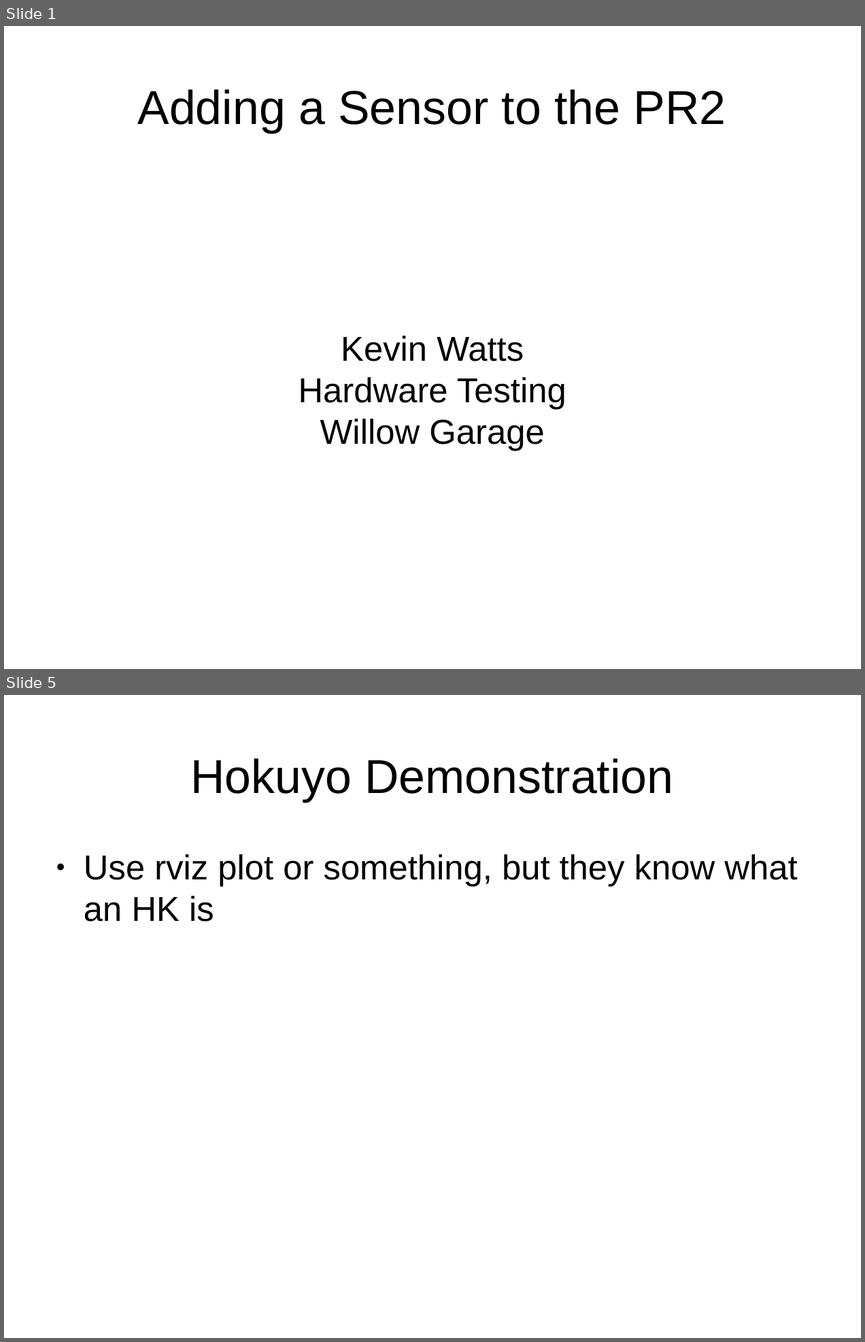
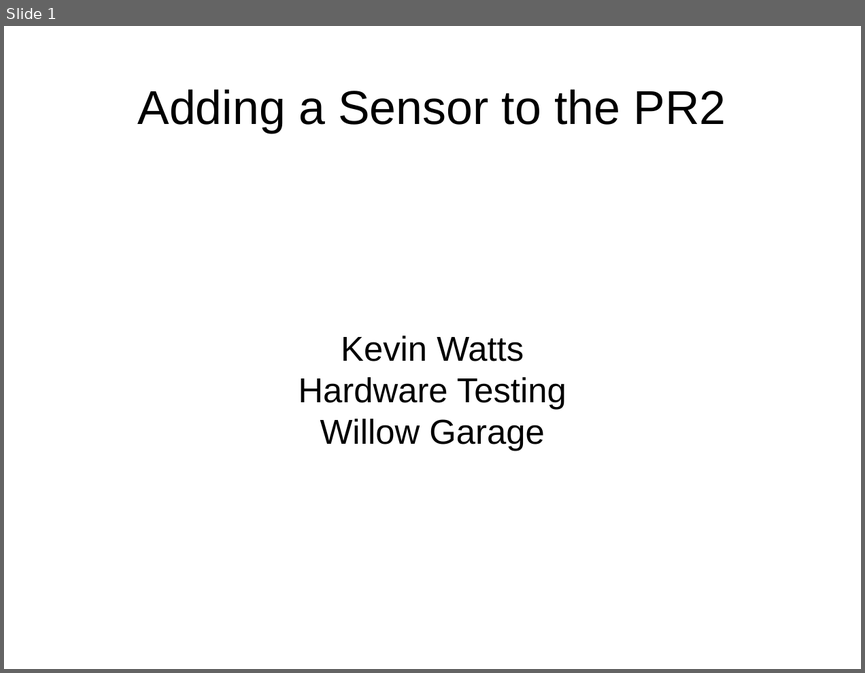
Before and after one commit to PR2/pr2_docs, a slide deck: pr2_training_workshop/modifying_pr2/adding_sensor.odp. Shown one above the other, each under a label of ours: slides 1 and 5 before the commit, slide 1 after it; the slides between them are not shown. The pictures are 865x1342 and 865x673 pixels, drawn with LibreOffice and Linux fonts; fonts in the diff are those of the drawing. Boxes give left, top, right and bottom in pixels: in the first picture for what was removed or moved away, otherwise in the second. Text is boxed around its words. In the diff, an @@ line names an element or a change of style, - is before the commit and + after.

```diff
--- a/pr2_training_workshop/modifying_pr2/adding_sensor.odp
+++ b/pr2_training_workshop/modifying_pr2/adding_sensor.odp
@@ slide 5 removed at [4, 695, 861, 1338], background #FFFFFF @@
@@ title removed at [190, 758, 673, 802] @@
-Hokuyo Demonstration
@@ text removed at [84, 854, 797, 921] @@
-● Use rviz plot or something, but they know what an HK is
```
Also in this commit, not shown: 7 slides changed, 7 slides added, 1 other slide removed.
